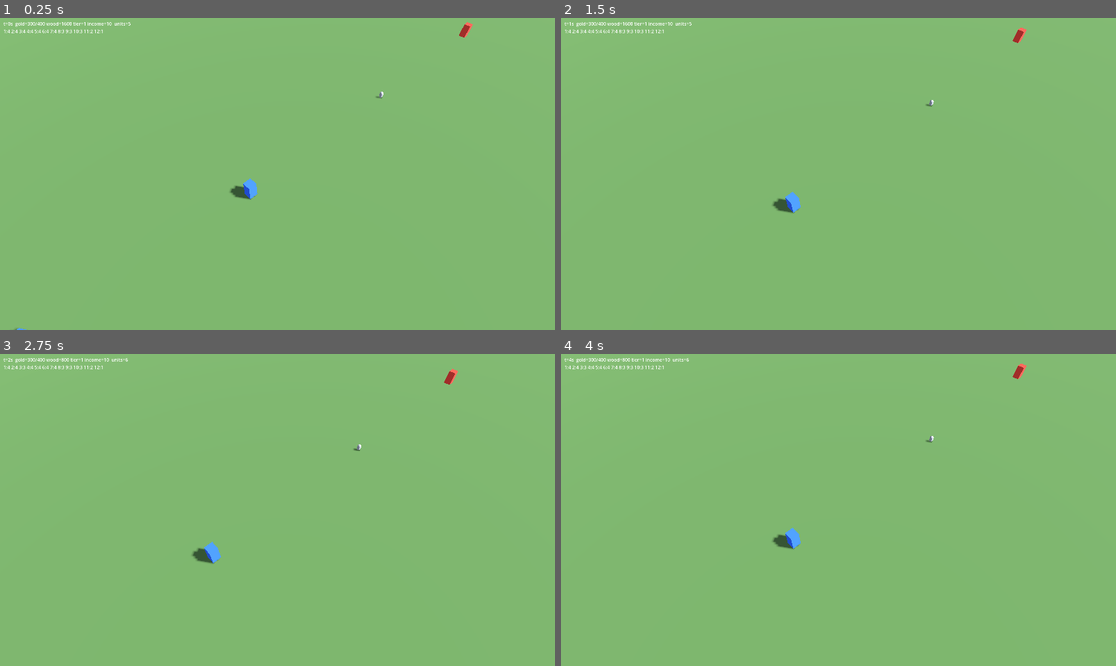
Above: before the commit, frames 1-4 (two rows, left to right).
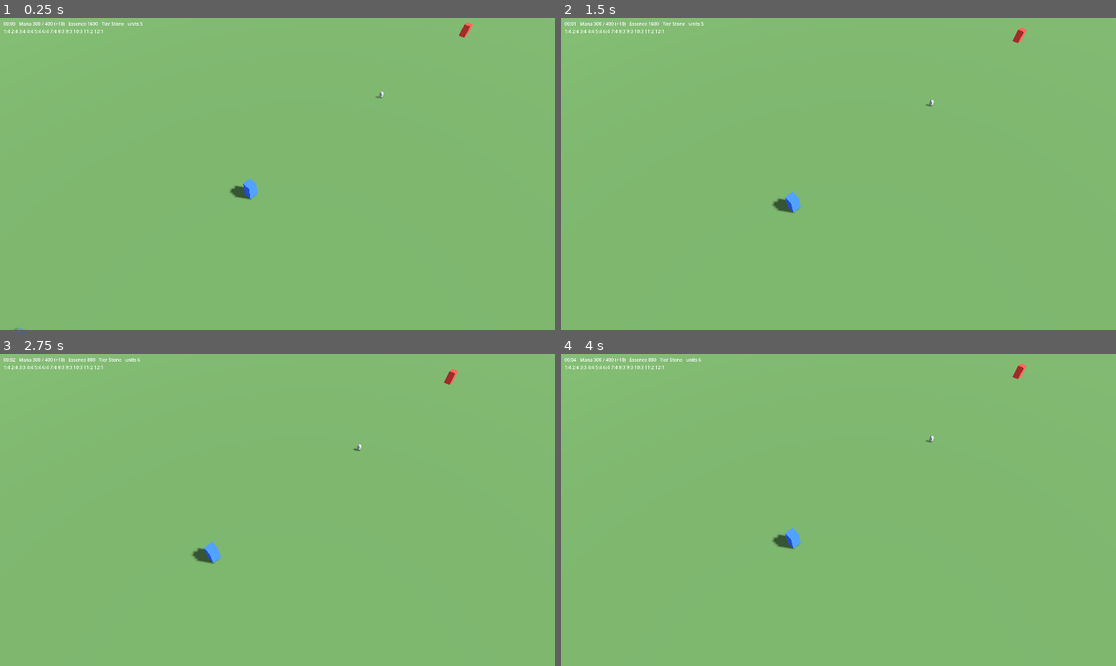
Above: after the commit, the same moments.

Repository: SapphireSignal/CrystalClashClaude
Game: Godot game, scene res://game/main.tscn
Same seed, same stepped clock (60 frames per second), same inputs: the game is played once before the commit and once after it.
Inputs (mouse positions are in pixels of both pictures, inside the frame that each line leads up to):
- Up to frame 1 (0.25 s): no input
- Up to frame 2 (1.5 s): tap Enter at 0.5 s; move the mouse to (960, 158) at 0.52 s; hold Right 0.53-1.25 s; tap 1 at 0.6 s; click (960, 158) at 0.67 s; tap Space at 1.25 s; drag from (727, 189) to (810, 236) at 1.27 s
- Up to frame 3 (2.75 s): tap Enter at 2 s; move the mouse to (333, 441) at 2.02 s; hold Right from 2.03 s (still down); tap 3 at 2.1 s
- Up to frame 4 (4 s): release Right at 2.75 s; tap Space at 2.75 s; drag from (810, 572) to (672, 463) at 2.77 s; tap Enter at 3.5 s; move the mouse to (1005, 556) at 3.52 s; hold Left from 3.53 s (still down); tap 5 at 3.6 s

The runs differ from the first frame. In frame 1, 0.2% of the frame differs, in the area x 0-26%, y 1-3%; in frame 2, 0.2%; in frame 3, 0.2%; in frame 4, 0.2%.

Commit message:
Sandbox: live resource names (Mana, Essence, tier names); side assignment note
Co-Authored-By: Claude Fable 5.1 <noreply@anthropic.com>

Diff:
--- a/game/main.gd
+++ b/game/main.gd
@@ -53,8 +53,10 @@
 	var charges := ""
 	for i in c.slots.size():
 		charges += "%d:%d " % [i + 1, c.slots[i].charges]
-	_label.text = "t=%ds  gold=%d/%d wood=%d tier=%d income=%d  units=%d\n%s" % [
-		sim.time_ms / 1000, c.gold, c.gold_cap(), c.wood, c.tier, c.income(), sim.alive_entities().size(), charges]
+	var tier_names := ["", "Stone", "Bronze", "Silver"]
+	_label.text = "%02d:%02d   Mana %d / %d (+%d)   Essence %d   Tier %s   units %d\n%s" % [
+		sim.time_ms / 60000, (sim.time_ms / 1000) % 60, c.gold, c.gold_cap(), c.income(), c.wood, tier_names[c.tier],
+		sim.alive_entities().size(), charges]
 
 
 func _unhandled_input(event: InputEvent) -> void:
Not shown, changed: docs/reference-material.md
